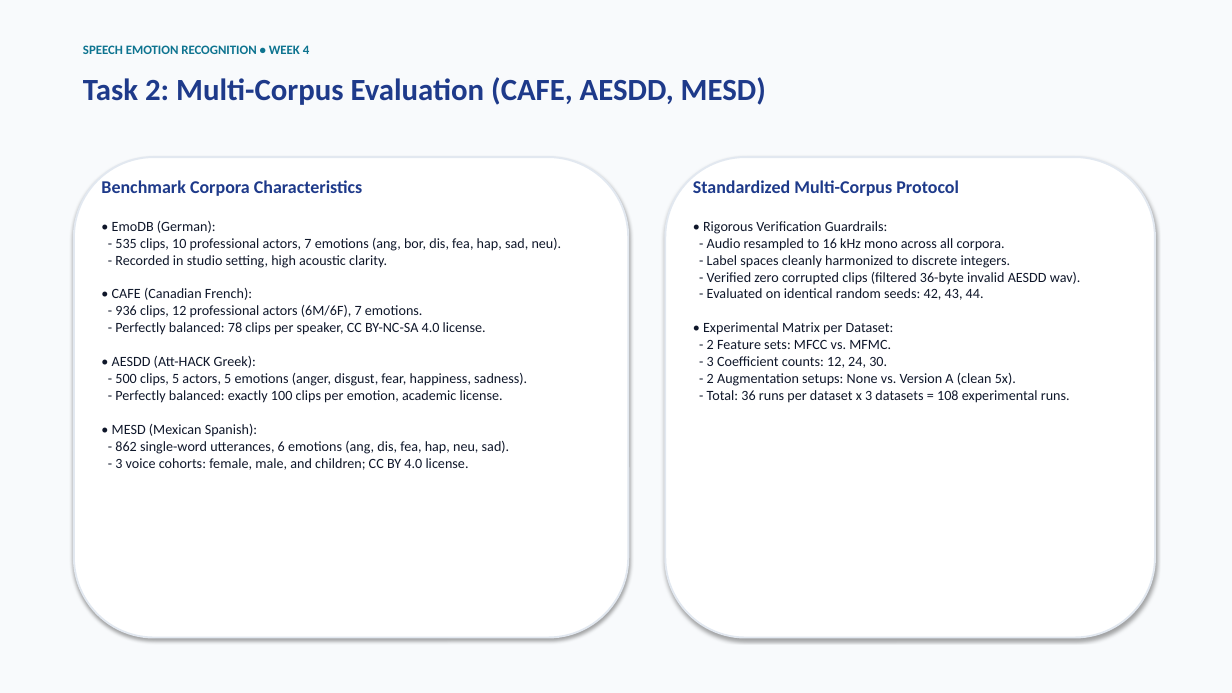
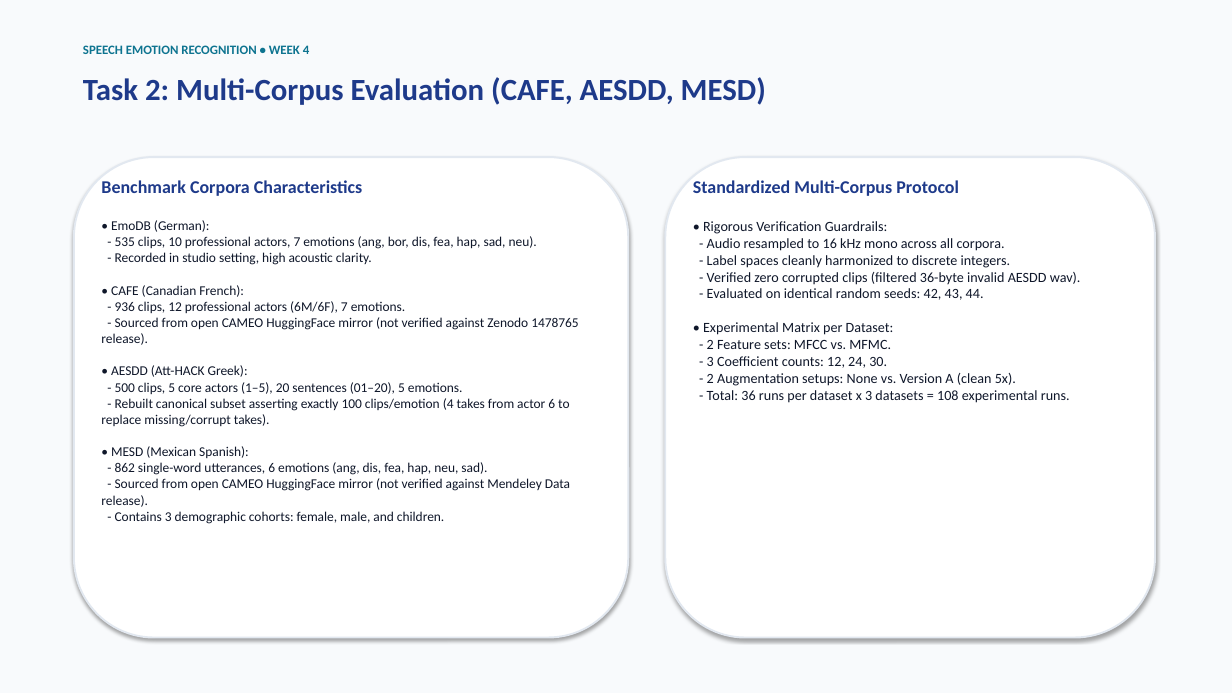
Before and after one commit to shreysatija1/Project-emotion, a slide deck: slide 6 of Week4_Status.pptx. Drawn at 1232x693 pixels with LibreOffice and Linux fonts; fonts in the diff are those of the drawing. Boxes give left, top, right and bottom in pixels: in the first picture for what was removed or moved away, otherwise in the second. Text is boxed around its words. In the diff, an @@ line names an element or a change of style, - is before the commit and + after.

```diff
--- a/Week4_Status.pptx
+++ b/Week4_Status.pptx
@@ text at [111,220,537,475]: size 11 to 10.5 pt in "• EmoDB (German):", "- 535 clips, 10 professional actors, 7 ...", "- Recorded in studio setting, high acoustic ...", "• CAFE (Canadian French):" and 4 more places @@
@@ text at [101,317,579,345]: text changed; size 11 to 10.5 pt @@
-- Perfectly balanced: 78 clips per speaker, CC BY-NC-SA 4.0 license.
+- Sourced from open CAMEO HuggingFace mirror (not verified against Zenodo 1478765 release).
@@ text at [101,382,569,427]: text changed; size 11 to 10.5 pt @@
-- 500 clips, 5 actors, 5 emotions (anger, disgust, fear, happiness, sadness).
-- Perfectly balanced: exactly 100 clips per emotion, academic license.
+- 500 clips, 5 core actors (1–5), 20 sentences (01–20), 5 emotions.
+- Rebuilt canonical subset asserting exactly 100 clips/emotion (4 takes from actor 6 to replace missing/corrupt takes).
@@ text at [101,478,570,524]: text changed; size 11 to 10.5 pt @@
-- 3 voice cohorts: female, male, and children; CC BY 4.0 license.
+- Sourced from open CAMEO HuggingFace mirror (not verified against Mendeley Data release).
+- Contains 3 demographic cohorts: female, male, and children.
```
Also in this commit, not shown: 4 other slides changed, 4 other files.
